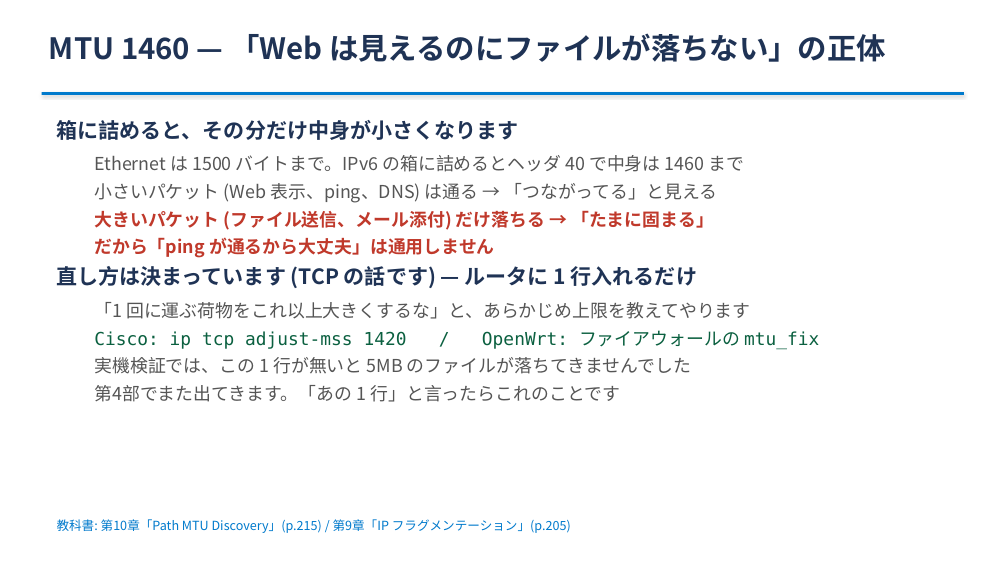
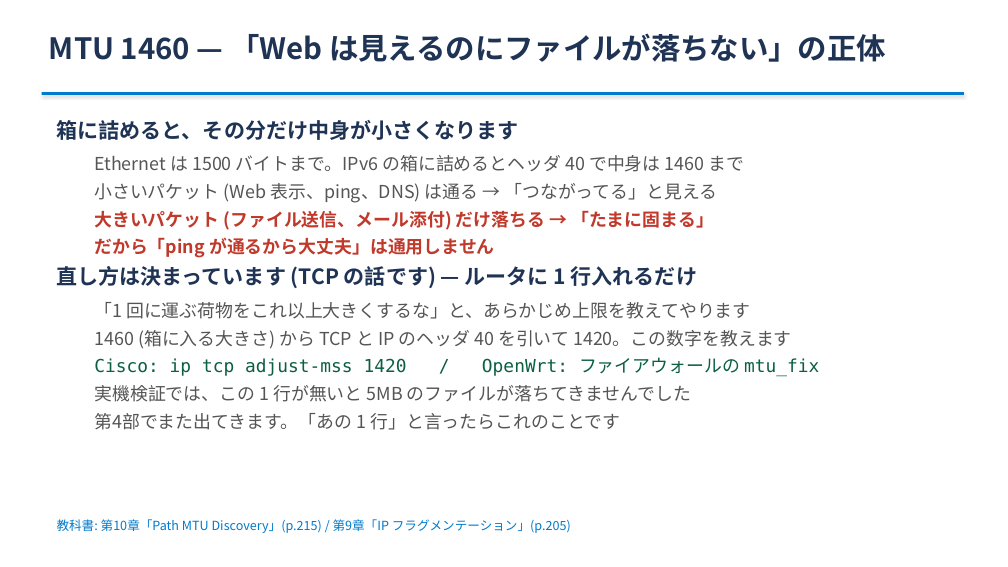
Before and after one commit to ginchankawaii/claude-code-book-template, a slide deck: slide 31 of docs/ipoe-lab/slides/setsumeikai.pptx (slide 25 before the commit). Drawn at 1008x567 pixels with LibreOffice and Linux fonts; fonts in the diff are those of the drawing. Boxes give left, top, right and bottom in pixels: in the first picture for what was removed or moved away, otherwise in the second. Text is boxed around its words. In the diff, an @@ line names an element or a change of style, - is before the commit and + after.

```diff
--- a/docs/ipoe-lab/slides/setsumeikai.pptx
+++ b/docs/ipoe-lab/slides/setsumeikai.pptx
@@ text at bbox=[94, 330, 792, 349]: paragraph added @@
+  1460 (箱に入る大きさ) から TCP と IP のヘッダ 40 を引いて 1420。この数字を教えます
```
Also in this commit, not shown: 7 other slides changed, 5 slides added, 2 other files.
